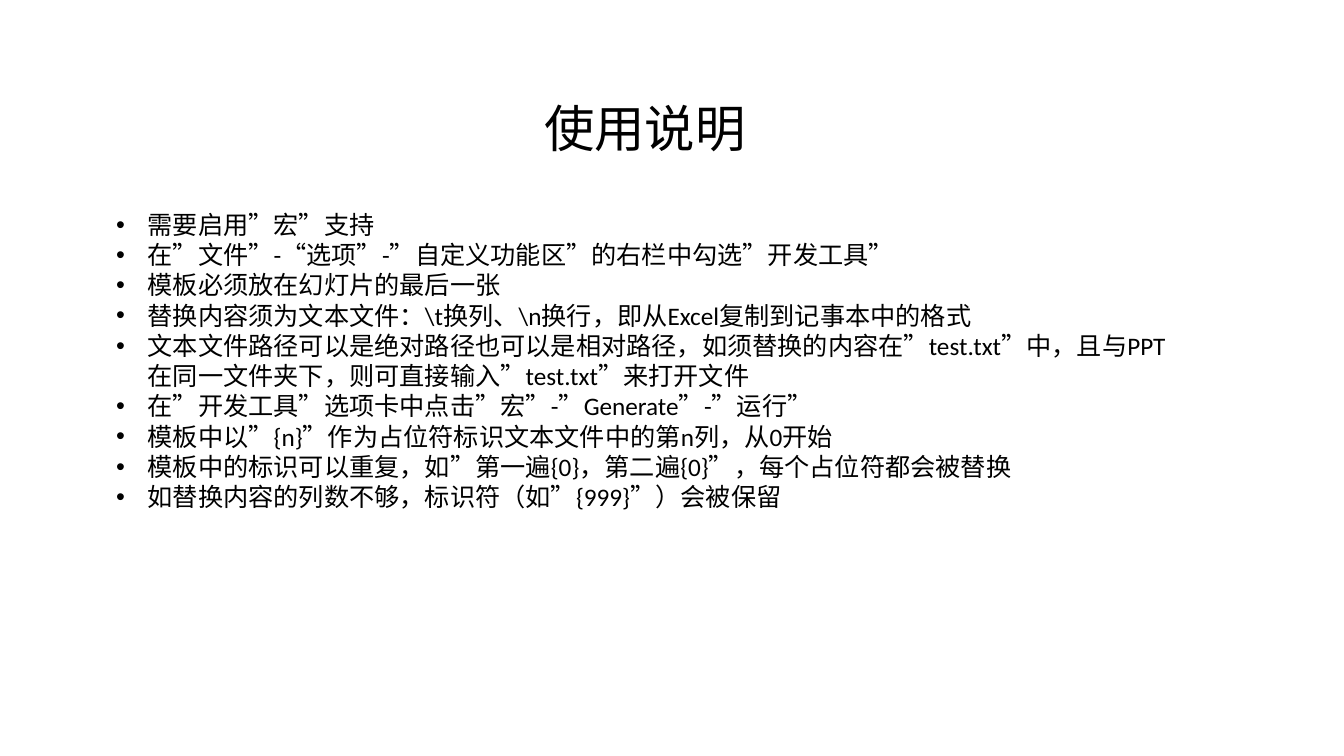
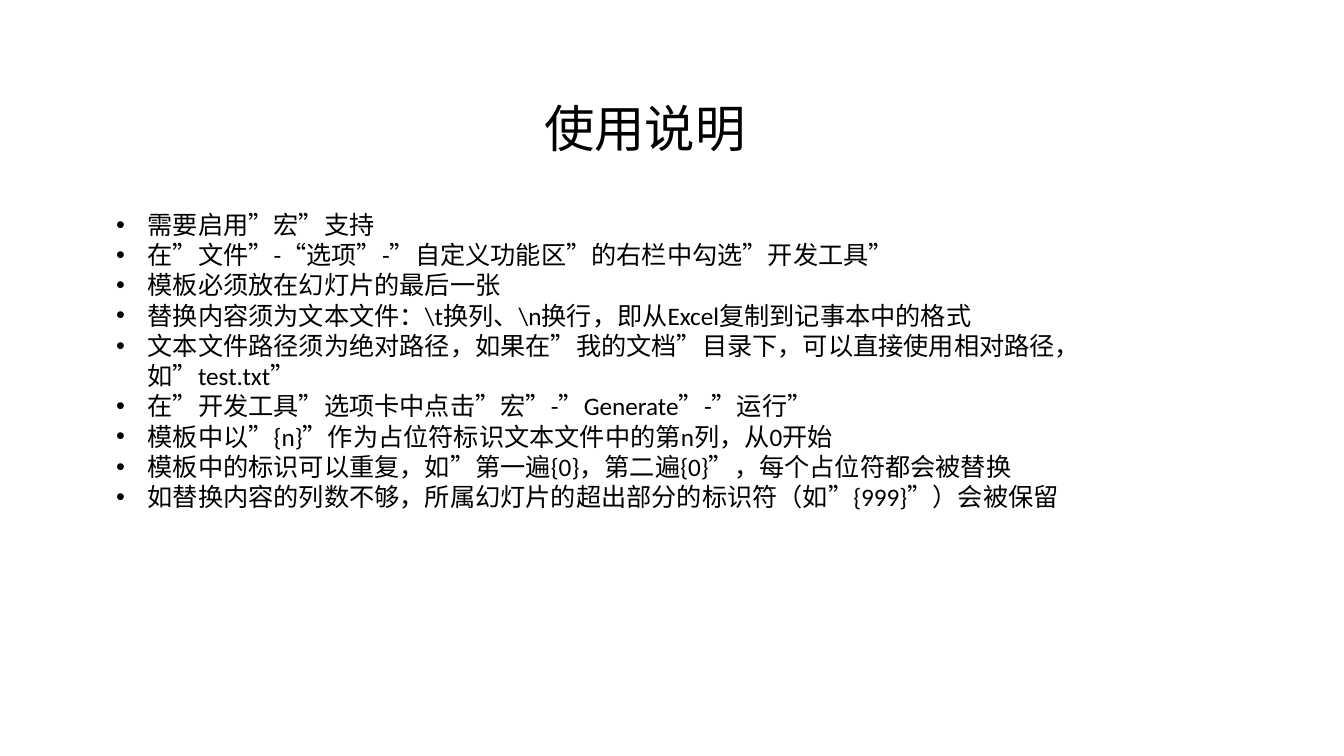
Before and after one commit to trotyl/PowerPoint-Template-Generator, a slide deck: slide 2 of 模板生成器.pptm. Drawn at 1344x756 pixels with LibreOffice and Linux fonts; fonts in the diff are those of the drawing. Boxes give left, top, right and bottom in pixels: in the first picture for what was removed or moved away, otherwise in the second. Text is boxed around its words. In the diff, an @@ line names an element or a change of style, - is before the commit and + after.

Commit message:
更正说明内容

```diff
--- a/模板生成器.pptm
+++ b/模板生成器.pptm
@@ text at (x1=148, y1=333, x2=1080, y2=387): text changed @@
-• 文本文件路径可以是绝对路径也可以是相对路径，如须替换的内容在”test.txt”中，且与PPT在同一文件夹下，则可直接输入”test.txt”来打开文件
+• 文本文件路径须为绝对路径，如果在”我的文档”目录下，可以直接使用相对路径，如”test.txt”
@@ text at (x1=148, y1=484, x2=1059, y2=510): text changed @@
-• 如替换内容的列数不够，标识符（如”{999}”）会被保留
+• 如替换内容的列数不够，所属幻灯片的超出部分的标识符（如”{999}”）会被保留
```
Also in this commit, not shown: 1 other slide changed, 1 other file.
